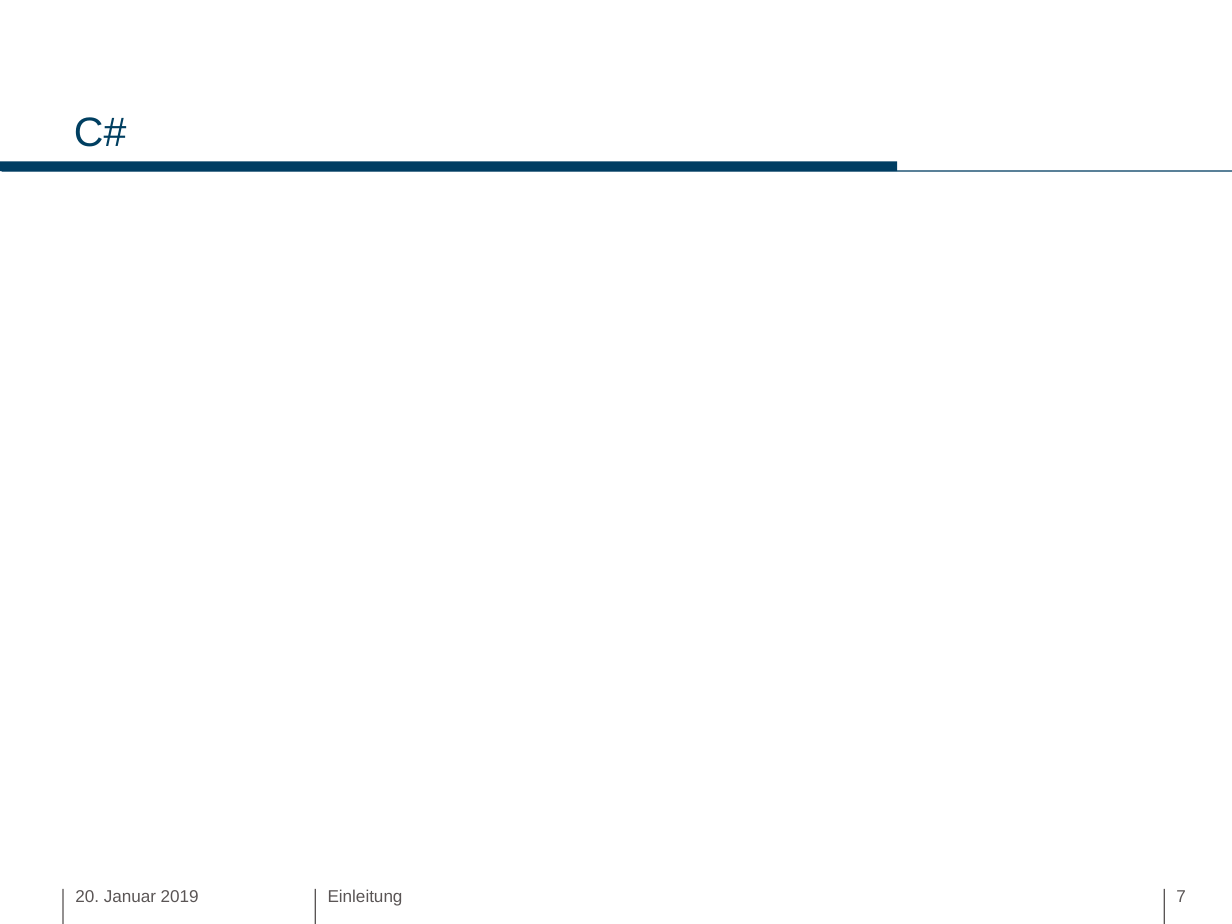
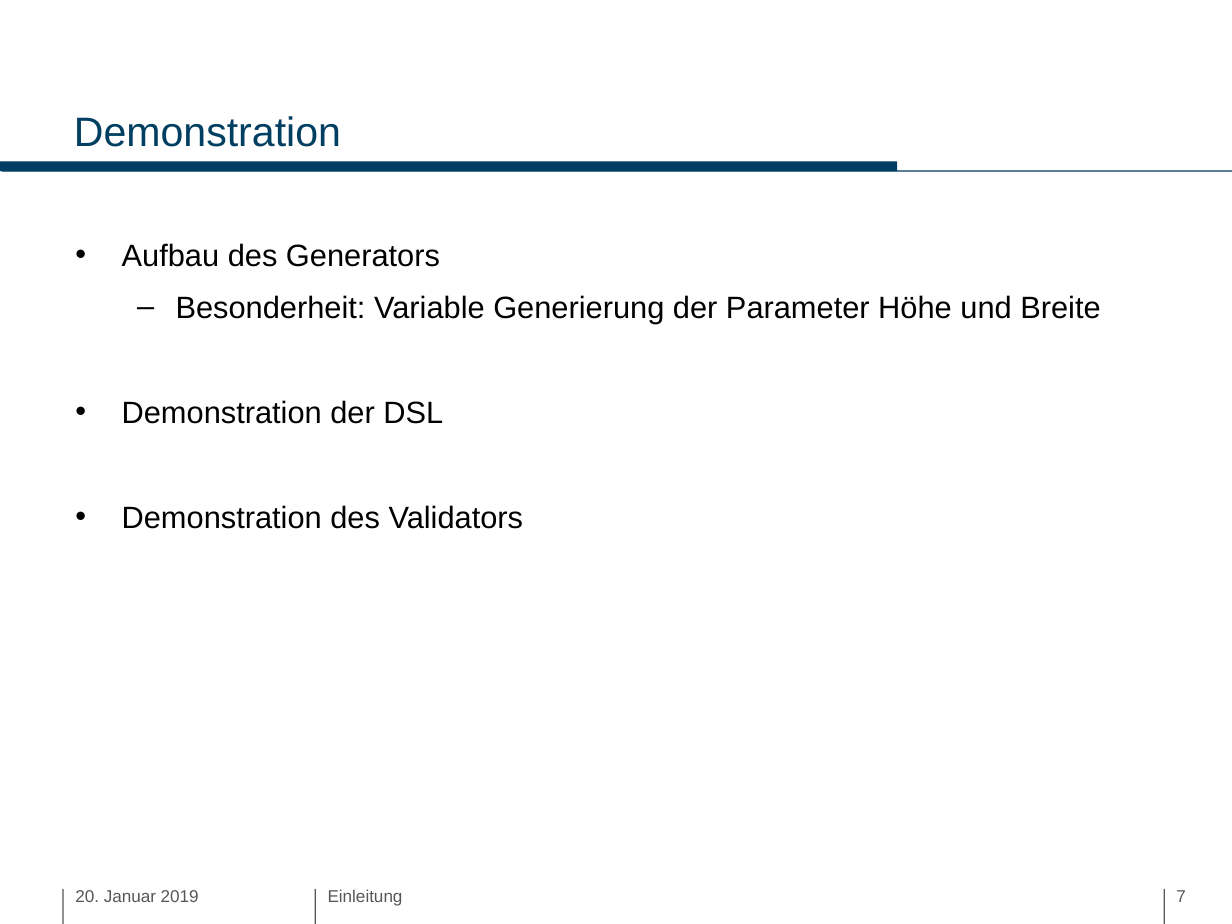
Before and after one commit to tborcher/MDSD_GUI, a slide deck: slide 7 of Präsentation/MDSD.pptx. Drawn at 1232x924 pixels with LibreOffice and Linux fonts; fonts in the diff are those of the drawing; background and template pictures are left out. Boxes give left, top, right and bottom in pixels: in the first picture for what was removed or moved away, otherwise in the second. Text is boxed around its words. In the diff, an @@ line names an element or a change of style, - is before the commit and + after.

```diff
--- a/Präsentation/MDSD.pptx
+++ b/Präsentation/MDSD.pptx
@@ title at <box>74,116,341,147</box>: text changed @@
-C#
+Demonstration
@@ text added at <box>122,243,1100,529</box>, 18 pt, text #000000 @@
+• Aufbau des Generators
+  – Besonderheit: Variable Generierung der Parameter Höhe und Breite
+• Demonstration der DSL
+• Demonstration des Validators
```
Also in this commit, not shown: 2 other slides changed, 4 slides removed, 3 other files.
